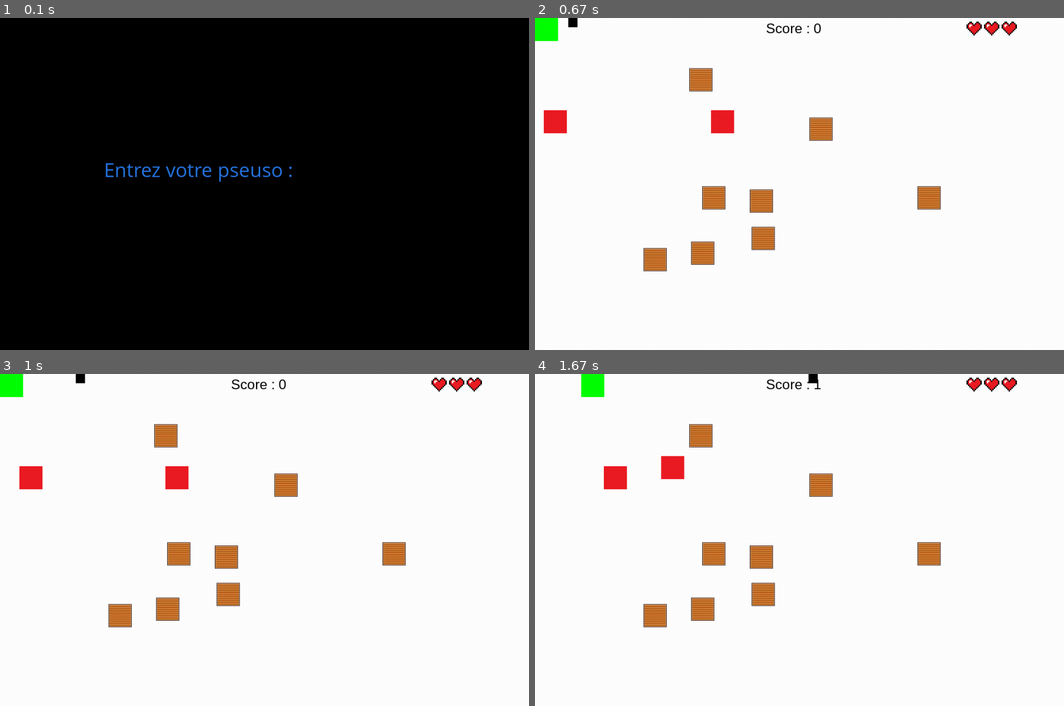
Above: before the commit, frames 1-4 (two rows, left to right).
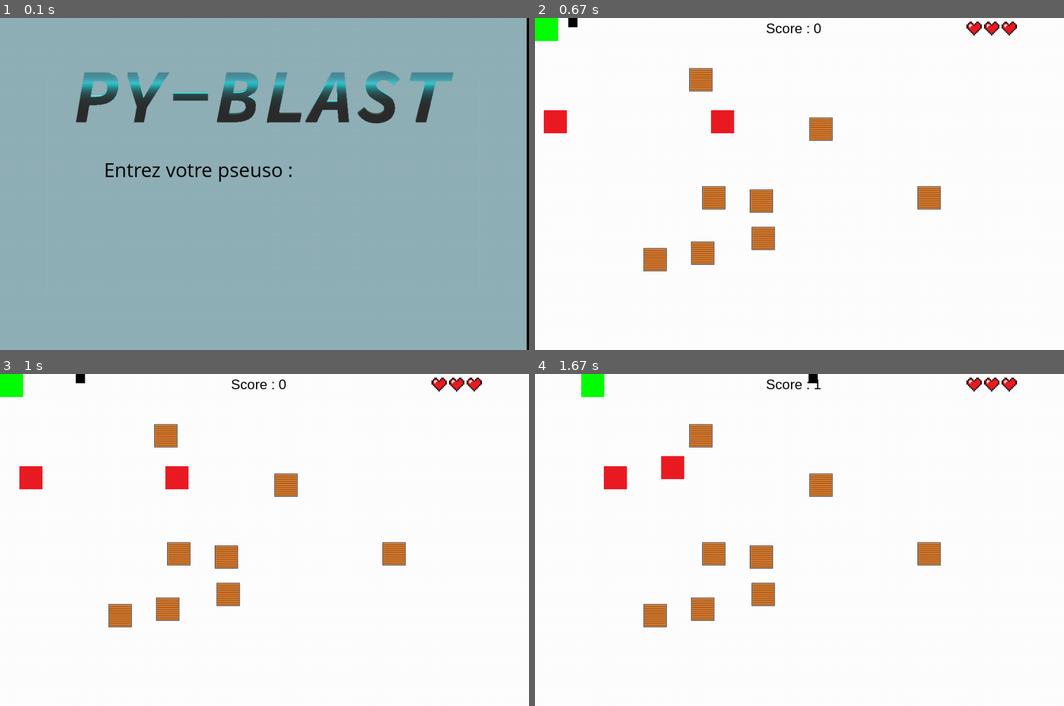
Above: after the commit, the same moments.

Repository: matthieurobert/Projet-ISN
Game: pygame game, started from bot_avant_mathieu.py
The game is run twice, just before and just after one commit, with the same random seed, the same clock (stepped at 60 frames per second) and the same inputs.
Inputs:
- Up to frame 1 (0.1 s): no input
- Up to frame 2 (0.67 s): tap Enter at 0.33 s
- Up to frame 3 (1 s): type "ann" at 0.67 s
- Up to frame 4 (1.67 s): tap Enter at 1 s; hold D from 1.22 s (still down)

The runs differ from the first frame. In frame 1, 100% of the frame differs, in the area x 0-100%, y 0-100%; in frame 2, nothing differs; in frame 3, nothing differs; in frame 4, nothing differs.

Commit message:
tout améloirer plus image

Diff:
--- a/partie_lilian/fonction.py
+++ b/partie_lilian/fonction.py
@@ -6,12 +6,16 @@
 def demande_de_nom():
     pygame.init()
     fenetre = pygame.display.set_mode((1145,720))
+    font = pygame.image.load("partie_lilian\py-blast-accuil.png")
     bleu = (40, 120, 230)
     vert = (40, 230, 120)
+    noir = (0, 0, 0)
+    rouge = (255, 0, 0)
     arial = pygame.font.SysFont('Comic Sans MS,Arial', 45)
-    prompt = arial.render('Entrez votre pseuso : ', True, bleu)
+    prompt = arial.render('Entrez votre pseuso : ', True, noir)
     nom_joueur = ""
-    aff_nom_joueur = arial.render(nom_joueur, True, vert)
+    aff_nom_joueur = arial.render(nom_joueur, True, rouge)
+    fenetre.blit(font,(0,0))
     continuer = 1
     while continuer:
         for event in pygame.event.get():
@@ -26,12 +30,13 @@
                     nom_joueur = nom_joueur[:-1]
                 else:
                     nom_joueur += event.unicode
-                aff_nom_joueur = arial.render(nom_joueur, True, vert)
-        fenetre.fill((0,0,0))
+                aff_nom_joueur = arial.render(nom_joueur, True, rouge)
+
+        fenetre.blit(font,(0,0))
         fenetre.blit(prompt, (225,300))
         fenetre.blit(aff_nom_joueur, (700,300))
         pygame.display.flip()
-
+    nom_joueur = nom_joueur[:-1]
     return(nom_joueur)
 def murs_colision(speed,position_perso) :
     hauteur_x = 1100
@@ -46,13 +51,19 @@
         position_perso = position_perso.move(0,-speed)
     return position_perso
 
-def game_over(conteur,arial_font,fenetre,black) :
+def game_over(conteur,fenetre,nom_joueur) :
+    blanc= (255,255,255)
+    score_finale=str(conteur)
+    nom_joueur=str(nom_joueur)
+    arial = pygame.font.SysFont('Comic Sans MS,Arial', 45)
+    aff_nom = arial.render(nom_joueur, True, blanc)
+    aff_score_final = arial.render("Score : "+score_finale, True, blanc)
+    affi_gam_over = pygame.image.load("partie_lilian\gameover-py-blast.jpg").convert_alpha()
+    fenetre.blit(affi_gam_over,(0,0))
+    fenetre.blit(aff_nom,(480,325))
+    fenetre.blit(aff_score_final,(450,375))
 
-    score_finale=str(conteur)
-    aff_score_final = arial_font.render("Score : "+score_finale, True, black)
-    affi_gam_over = pygame.image.load("partie_lilian\gameover.jpg").convert_alpha()
-    fenetre.blit(affi_gam_over,(150,50))
-    fenetre.blit(aff_score_final,(500,550))
+
 def vie_coeur(point_vie,fenetre) :
     image_coeur1 = pygame.image.load("partie_lilian\sprite_coeur_moyene.png").convert_alpha()
     image_coeur2 = pygame.image.load("partie_lilian\sprite_coeur_moyene.png").convert_alpha()
@@ -64,11 +75,11 @@
         if point_vie>=2:
             fenetre.blit(image_coeur2,(972,8))
             if point_vie>=3:
-                fenetre.blit(image_coeur3,(1010,8))
-                if point_vie>=4:
-                    fenetre.blit(image_coeur4,(1045,8))
-                    if point_vie>=5:
-                        fenetre.blit(image_coeur5,(1080,8))
+                    fenetre.blit(image_coeur3,(1010,8))
+                    if point_vie>=4:
+                        fenetre.blit(image_coeur4,(1045,8))
+                        if point_vie>=5:
+                            fenetre.blit(image_coeur5,(1080,8))
 
 def gauche(position_perso,speed,rekt_boîte,repouser,fenetre,ips,clock,perso,murs_colision):
     clock.tick(ips)             # gauche
@@ -78,8 +89,6 @@
             position_perso = position_perso.move(repouser,0)
 
     position_perso = murs_colision(speed,position_perso)
-
-
 
     return(position_perso)
 
--- a/partie_lilian/variable.py
+++ b/partie_lilian/variable.py
@@ -12,7 +12,7 @@
    arial_font = pygame.font.SysFont("arial",30)
    point_vie = 3
    speed =4
-   repouser = speed
+   repouser = speed + 1
    aff_crono = arial_font.render("Score : "+chiffre, True, black)
    ips = 60
    hauteur_x = 1100
@@ -21,21 +21,3 @@
    variable=[black,rouge,white,depart,temps,conteur,chiffre,arial_font,point_vie,speed,repouser,ips,hauteur_x,hauteur_y,aff_crono]
 
    return(variable)
-"""
-les_variable = variable()
-black = les_variable[0]
-rouge = les_variable[1]
-white = les_variable[2]
-depart = les_variable[3]
-temps = les_variable[4]
-conteur = les_variable[5]
-chiffre = les_variable[6]
-arial_font = les_variable[7]
-point_vie = les_variable[8]
-speed = les_variable[9]
-repouser = les_variable[10]
-ips = les_variable[11]
-hauteur_x = les_variable[12]
-hauteur_y = les_variable[13]
-aff_crono = les_variable[14]
-"""
--- a/test_bot.py
+++ b/test_bot.py
@@ -150,8 +150,8 @@
 		self.rect = self.rect.move(1, 0)
 	def stop(self):
 		self.rect = self.rect.move(0,0)
-
-nom_joeur = demande_de_nom()
+nom_joueur=str
+nom_joueur = demande_de_nom()
 les_variable = variable()
 black = les_variable[0]
 rouge = les_variable[1]
@@ -168,7 +168,7 @@
 hauteur_x = les_variable[12]
 hauteur_y = les_variable[13]
 aff_crono = les_variable[14]
-nom_joeur=str
+
 clock = pygame.time.Clock()
 pygame.display.flip()
 alien = ARBot()
@@ -294,7 +294,7 @@
                         pygame.display.flip()
                     if point_vie == 0 :
                         continuer2 = 0
-        game_over(conteur,arial_font,fenetre,black)
+        game_over(conteur,fenetre,nom_joueur)
 
         while continuer3:
             for evenement in pygame.event.get():
Binary file added: capture.png
Not shown, added: partie_lilian/font-game-menue.bmp
Binary file added: partie_lilian/gameover-py-blast.jpg
Binary file changed: partie_lilian/gameover.jpg
Binary file added: partie_lilian/py-blast-accuil.png
